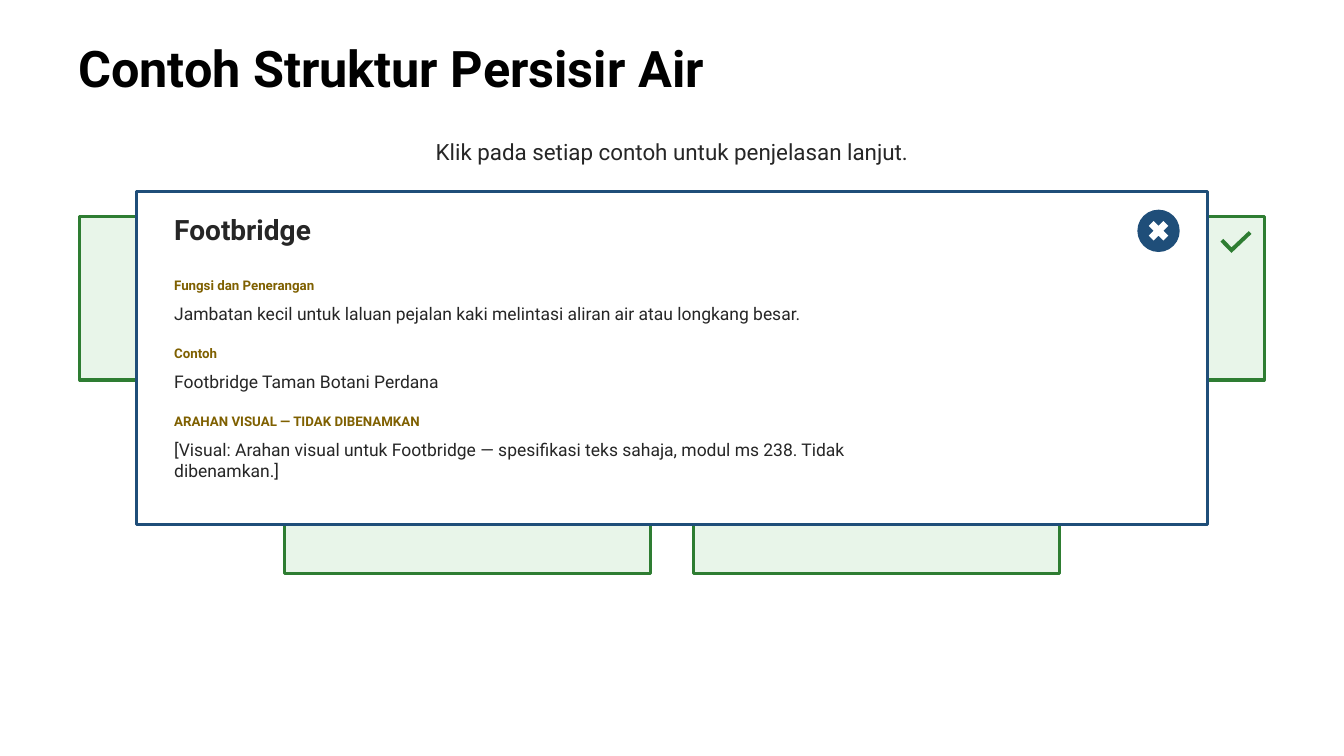
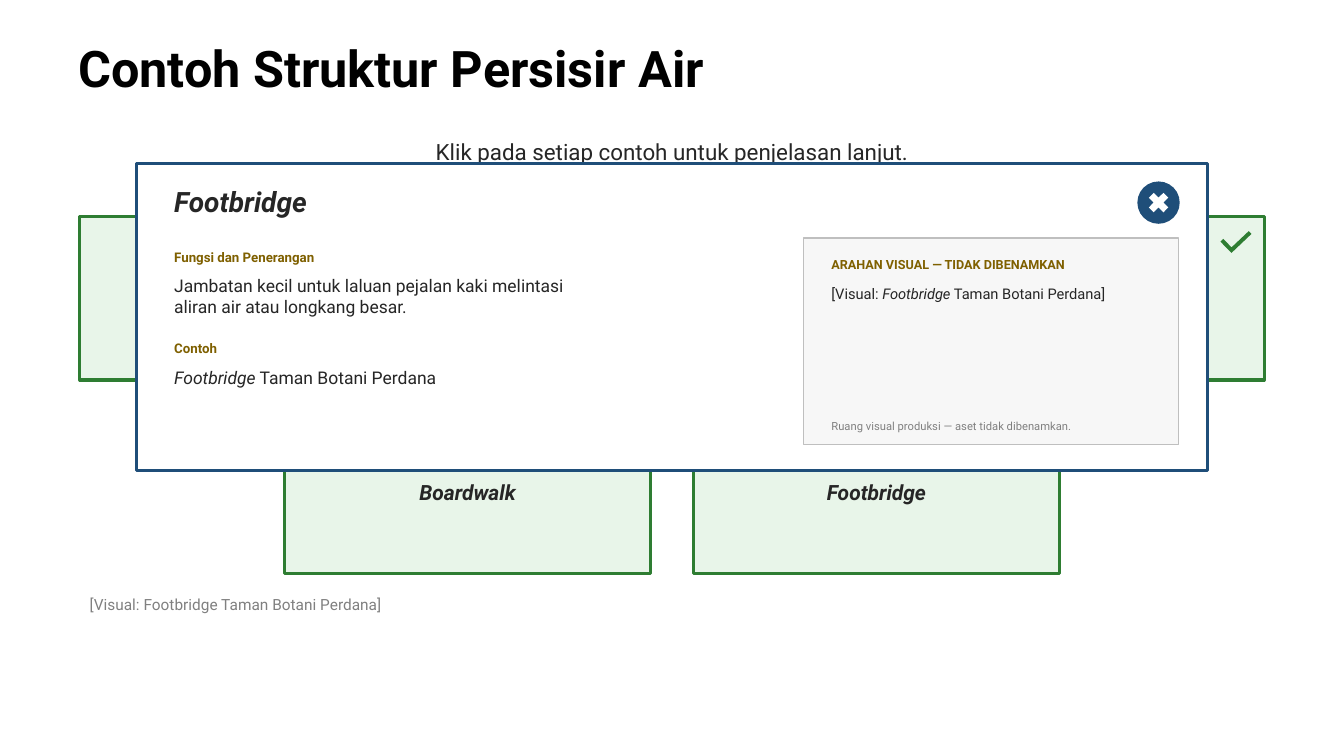
Before and after one commit to fidos777/slide-interaction-layer, a slide deck: slide 11 of reviews/source-completion/K5PL06T03B02_v0_4_THREE_FAMILY_PROOF.pptx. Drawn at 1344x756 pixels with LibreOffice and Linux fonts; fonts in the diff are those of the drawing. Boxes give left, top, right and bottom in pixels: in the first picture for what was removed or moved away, otherwise in the second. Text is boxed around its words. In the diff, an @@ line names an element or a change of style, - is before the commit and + after.

```diff
--- a/reviews/source-completion/K5PL06T03B02_v0_4_THREE_FAMILY_PROOF.pptx
+++ b/reviews/source-completion/K5PL06T03B02_v0_4_THREE_FAMILY_PROOF.pptx
@@ rectangle: place and size @@
-rectangle at box(136, 192, 1208, 524)
+rectangle at box(136, 163, 1208, 471)
@@ text "Footbridge" at box(174, 191, 307, 218): italic on @@
@@ text "Footbridge": place and size @@
-text "Footbridge" at box(174, 219, 311, 246)
+text "Footbridge" at box(174, 191, 307, 218)
@@ ellipse: place and size @@
-ellipse at box(1137, 210, 1180, 252)
+ellipse at box(1137, 181, 1180, 224)
@@ freeform shape: place and size @@
-freeform shape at box(1149, 221, 1169, 240)
+freeform shape at box(1149, 193, 1169, 212)
@@ rectangle "Promenade" at box(80, 217, 447, 380): italic on @@
@@ rectangle added at box(804, 238, 1179, 445), fill #F7F7F7, outline #BFBFBF 1 pt @@
@@ text "Fungsi dan Penerangan": place and size @@
-text "Fungsi dan Penerangan" at box(174, 280, 315, 293)
+text "Fungsi dan Penerangan" at box(174, 252, 315, 265)
@@ text "ARAHAN VISUAL — TIDAK DIBENAMKAN": place and size @@
-text "ARAHAN VISUAL — TIDAK DIBENAMKAN" at box(174, 416, 420, 426)
+text "ARAHAN VISUAL — TIDAK DIBENAMKAN" at box(831, 260, 1065, 269)
@@ text "ARAHAN VISUAL — TIDAK DIBENAMKAN" at box(831, 260, 1065, 269): size 9.5 to 9 pt @@
@@ text at box(174, 279, 563, 317): text changed @@
-Jambatan kecil untuk laluan pejalan kaki melintasi aliran air atau longkang besar.
+Jambatan kecil untuk laluan pejalan kaki melintasi
+aliran air atau longkang besar.
@@ text added at box(831, 287, 1106, 302), 10.5 pt, text #262626 @@
+[Visual: Footbridge Taman Botani Perdana]
@@ text in rectangle at box(1037, 287, 1125, 302): text added @@
+Dek Kayu
@@ text "Contoh": place and size @@
-text "Contoh" at box(174, 348, 217, 358)
+text "Contoh" at box(174, 343, 217, 353)
@@ text "Footbridge Taman Botani Perdana" at box(174, 371, 436, 388): italic on in "Footbridge" @@
@@ text removed at box(174, 441, 844, 480) @@
-[Visual: Arahan visual untuk Footbridge — spesifikasi teks sahaja, modul ms 238. Tidak
-dibenamkan.]
@@ text added at box(831, 421, 1071, 432), 8 pt, text #808080 @@
+Ruang visual produksi — aset tidak dibenamkan.
@@ text in rectangle at box(419, 484, 515, 500): text added @@
+Boardwalk
@@ text in rectangle at box(827, 484, 926, 505): text added @@
+Footbridge
@@ text added at box(90, 597, 381, 613), 11 pt, text #808080 @@
+[Visual: Footbridge Taman Botani Perdana]
```
Also in this commit, not shown: 26 other slides changed, 1 other file.
